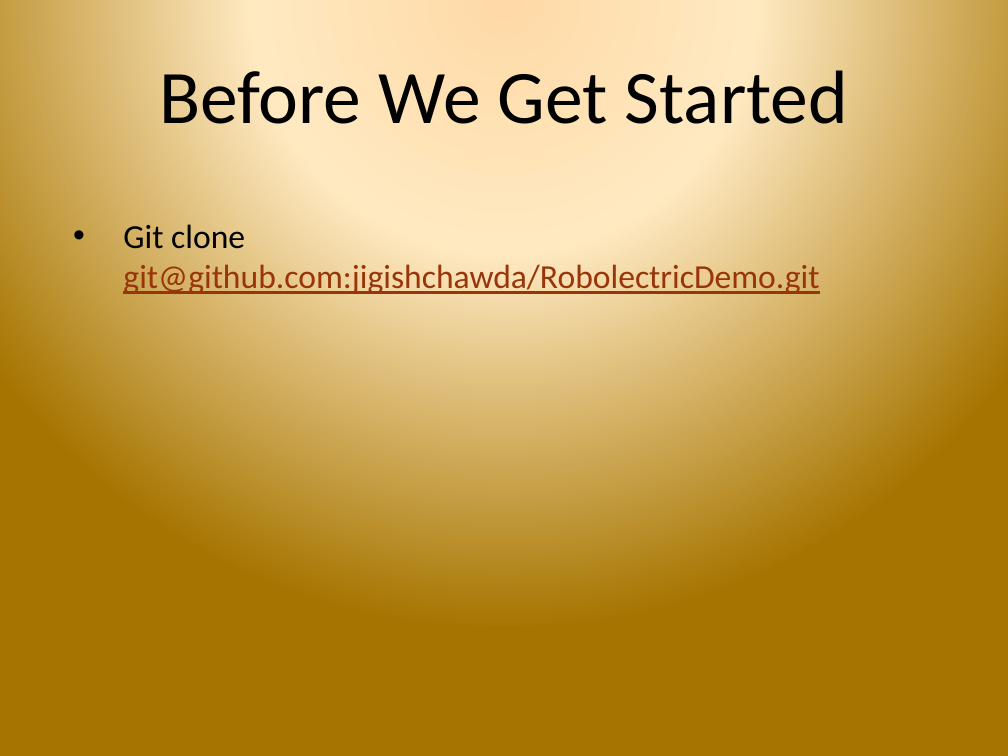
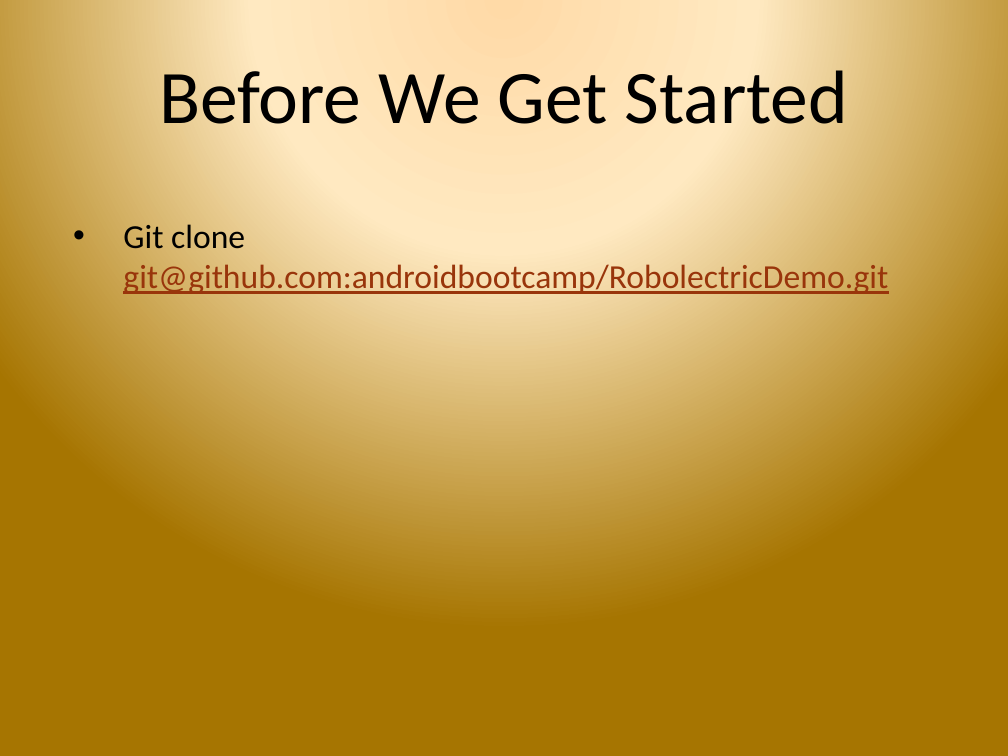
Before and after one commit to androidbootcamp/Course-Material, a slide deck: slide 2 of Day 4/day_4.pptx. Drawn at 1008x756 pixels with LibreOffice and Linux fonts; fonts in the diff are those of the drawing; background and template pictures are left out. Boxes give left, top, right and bottom in pixels: in the first picture for what was removed or moved away, otherwise in the second. Text is boxed around its words. In the diff, an @@ line names an element or a change of style, - is before the commit and + after.

```diff
--- a/Day 4/day_4.pptx
+++ b/Day 4/day_4.pptx
@@ text at (x1=123, y1=224, x2=888, y2=297): text changed @@
-• Git clone git@github.com:jigishchawda/RobolectricDemo.git
+• Git clone git@github.com:androidbootcamp/RobolectricDemo.git
```
Also in this commit, not shown: 6 other files.
